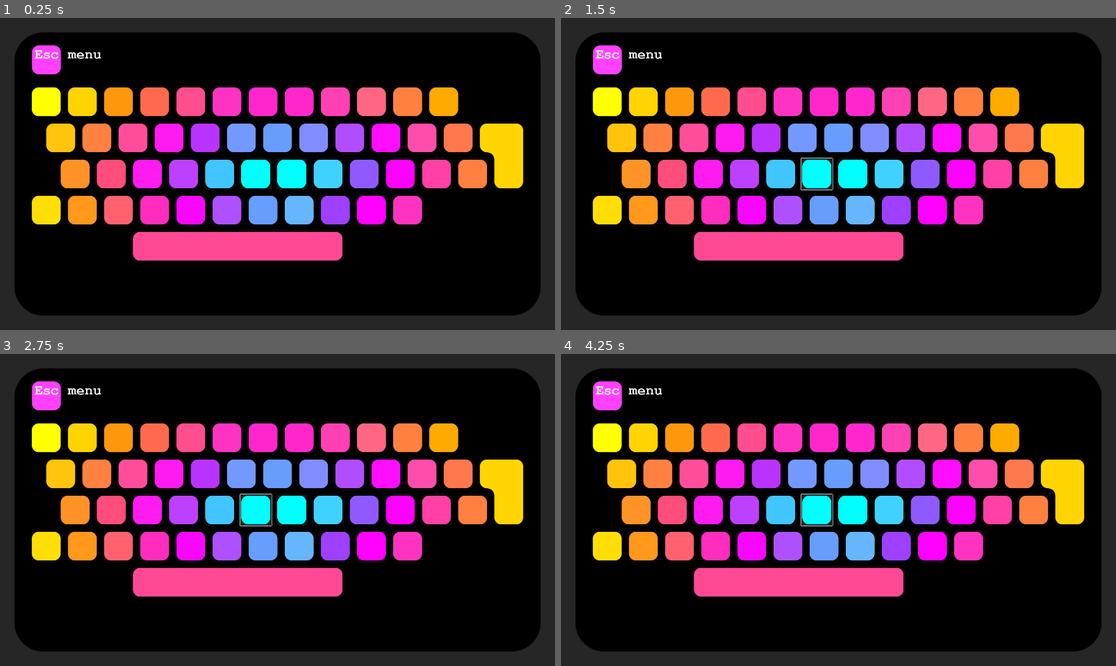
Above: before the commit, frames 1-4 (two rows, left to right).
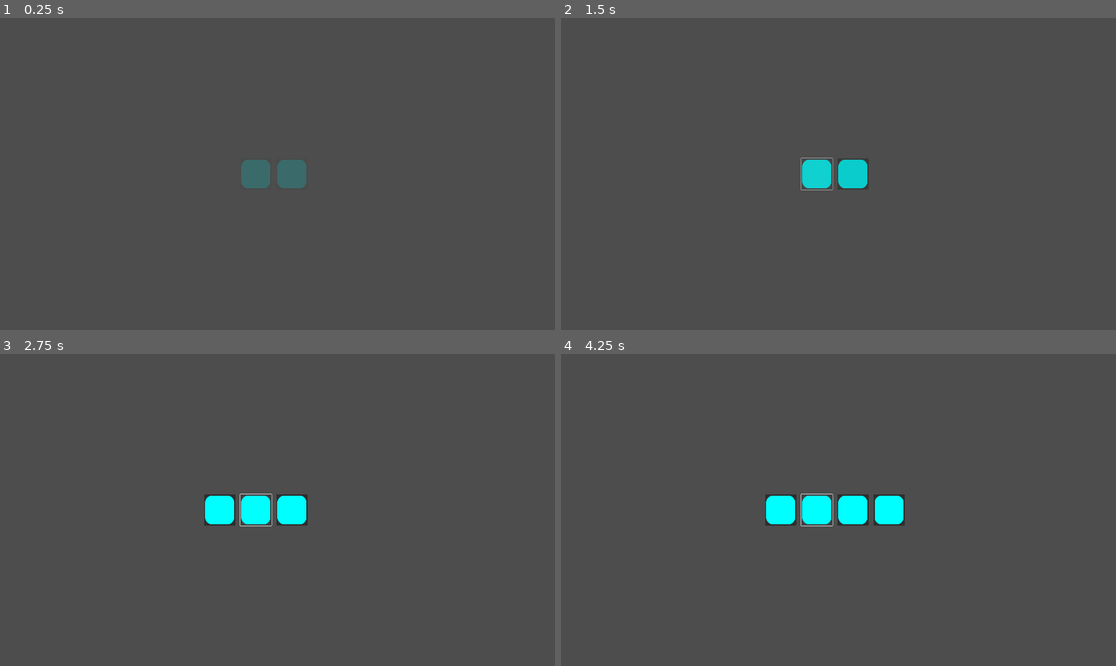
Above: after the commit, the same moments.

Repository: hedgemandan/2025-InfinityJam
Game: Godot game, scene res://Scenes/main_scene.tscn
The game is run twice, just before and just after one commit, with the same random seed, the same clock (stepped at 60 frames per second) and the same inputs.
Inputs (mouse positions are in pixels of both pictures, inside the frame that each line leads up to):
- Up to frame 1 (0.25 s): no input
- Up to frame 2 (1.5 s): click (816, 174) at 0.52 s; click (816, 174) at 1.27 s
- Up to frame 3 (2.75 s): click (255, 510) at 2.02 s
- Up to frame 4 (4.25 s): tap Enter at 2.75 s; tap Space at 3.5 s

The runs differ from the first frame. In frame 1, 100% of the frame differs, in the area x 0-100%, y 0-100%; in frame 2, 100%; in frame 3, 99%; in frame 4, 99%.
Error before the commit: Parse Error: Unexpected "when" in class body. (res://Scenes/button.gd:12)

Commit message:
stuff+

Diff:
--- a/2_Project/RhythmQWERTY/Scenes/button.gd
+++ b/2_Project/RhythmQWERTY/Scenes/button.gd
@@ -3,15 +3,85 @@
 func _ready():
 	modulate.a = 0
 	fade_in()
+	var buttons_data = {
+		"button":		{"Letter":"H","Row":3,"Column":7},
+		"button2":		{"Letter":"J","Row":3,"Column":8},
+		"button3":		{"Letter":"G","Row":3,"Column":6},
+		"button4":		{"Letter":"H","Row":3,"Column":7},
+		"button5":		{"Letter":"H","Row":3,"Column":7},
+		"button6":		{"Letter":"H","Row":3,"Column":7},
+		"button7":		{"Letter":"H","Row":3,"Column":7},
+		"button8":		{"Letter":"H","Row":3,"Column":7},
+		"button9":		{"Letter":"H","Row":3,"Column":7},
+		"button10":		{"Letter":"H","Row":3,"Column":7},
+		"button11":		{"Letter":"H","Row":3,"Column":7},
+		"button12":		{"Letter":"H","Row":3,"Column":7},
+		"button13":		{"Letter":"H","Row":3,"Column":7},
+		"button14":		{"Letter":"H","Row":3,"Column":7},
+		"button15":		{"Letter":"H","Row":3,"Column":7},
+		"button16":		{"Letter":"H","Row":3,"Column":7},
+		"button17":		{"Letter":"H","Row":3,"Column":7},
+		"button18":		{"Letter":"H","Row":3,"Column":7},
+		"button19":		{"Letter":"H","Row":3,"Column":7},
+		"button20":		{"Letter":"H","Row":3,"Column":7},
+		"button21":		{"Letter":"H","Row":3,"Column":7},
+		"button22":		{"Letter":"H","Row":3,"Column":7},
+		"button23":		{"Letter":"H","Row":3,"Column":7},
+		"button24":		{"Letter":"H","Row":3,"Column":7},
+		"button25":		{"Letter":"H","Row":3,"Column":7},
+		"button26":		{"Letter":"H","Row":3,"Column":7},
+		"button27":		{"Letter":"H","Row":3,"Column":7},
+		"button28":		{"Letter":"J","Row":3,"Column":8},
+		"button29":		{"Letter":"G","Row":3,"Column":6},
+		"button30":		{"Letter":"H","Row":3,"Column":7},
+		"button31":		{"Letter":"J","Row":3,"Column":8},
+		"button32":		{"Letter":"G","Row":3,"Column":6},
+		"button33":		{"Letter":"H","Row":3,"Column":7},
+		"button34":		{"Letter":"J","Row":3,"Column":8},
+		"button35":		{"Letter":"G","Row":3,"Column":6},
+		"button36":		{"Letter":"H","Row":3,"Column":7},
+		"button37":		{"Letter":"J","Row":3,"Column":8},
+		"button38":		{"Letter":"G","Row":3,"Column":6},
+		"button39":		{"Letter":"H","Row":3,"Column":7},
+		"button40":		{"Letter":"J","Row":3,"Column":8},
+		"button41":		{"Letter":"G","Row":3,"Column":6},
+		"button42":		{"Letter":"H","Row":3,"Column":7},
+		"button43":		{"Letter":"J","Row":3,"Column":8},
+		"button44":		{"Letter":"G","Row":3,"Column":6},
+		"button45":		{"Letter":"H","Row":3,"Column":7},
+		"button46":		{"Letter":"J","Row":3,"Column":8},
+		"button47":		{"Letter":"G","Row":3,"Column":6},
+		"button48":		{"Letter":"H","Row":3,"Column":7},
+		"button49":		{"Letter":"J","Row":3,"Column":8}}
+
+
+
+
+
+
+
+
+
+
+
+
+
+
+
+
+
+
+
+	print(buttons_data["button2"]["Row"])
 
 func fade_in():
 	var tween = create_tween()
 	tween.tween_property(self, "modulate:a", 1.0, 2.5)
 
-
-when q is pressed
-button 46 activated
-
-
-button X activated?
-clear X status and get it ready to charge
+#
+#when q is pressed
+#button 46 activated
+#
+#
+#button X activated?
+#clear X status and get it ready to charge
--- a/2_Project/RhythmQWERTY/Scenes/main_scene.tscn
+++ b/2_Project/RhythmQWERTY/Scenes/main_scene.tscn
@@ -8,6 +8,7 @@
 script = ExtResource("1_6l7je")
 
 [node name="LayoutV01" type="Sprite2D" parent="."]
+visible = false
 position = Vector2(960, 540)
 texture = ExtResource("2_jv6wh")
 
--- a/2_Project/RhythmQWERTY/Scripts/main_scene.gd
+++ b/2_Project/RhythmQWERTY/Scripts/main_scene.gd
@@ -37,7 +37,7 @@
 ## timer for adding new buttons every 5 seconds and incrementing the gamestate by 1
 func start_timer():
 	var timer = Timer.new()
-	timer.wait_time = 5
+	timer.wait_time = 2
 	timer.one_shot = false
 	timer.connect("timeout", Callable(self, "_on_timer_timeout"))
 	add_child(timer)
Not shown, added: 1_Planning/QWERTYKeyOrder.PNG
